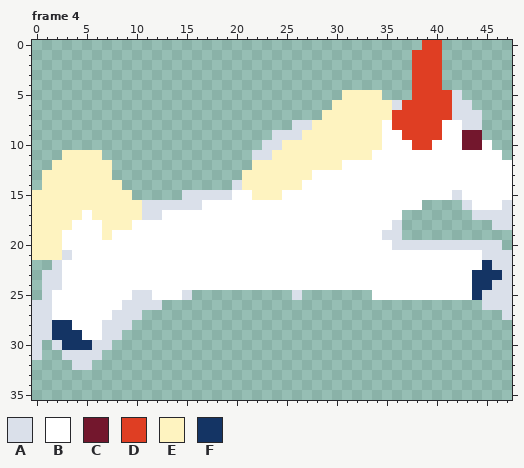
One commit to this pixel-art file: design/unicorn.ase. That is the earlier state.
48x36 pixels, 4 frames. Shown: frame 4. The commit also changed other frames, which this record leaves out.
Visible layers, top first: "Layer 2", "Layer 1".
Palette (. is transparent): A #dae0ea  B #ffffff  C #73172d  D #df3e23  E #fef3c0  F #143464
Pixels before, frame 4, first column x 0:
 0 .......................................DD.......
 1 ......................................DDD.......
 2 ......................................DDD.......
 3 ......................................DDD.......
 4 ......................................DDD.......
 5 ...............................EEEE...DDDDA.....
 6 ..............................EEEEEEADDDDDAA....
 7 .............................EEEEEEEDDDDDDAAA...
 8 ..........................AAEEEEEEEBDDDDDBBAA...
 9 ........................AAAEEEEEEEEBBDDDDBBCC...
10 .......................AAEEEEEEEEEEBBBDDBBBCCB..
11 ...EEEE...............AAEEEEEEEEEEBBBBBBBBBBBBB.
12 ..EEEEEE..............EEEEEEEEEBBBBBBBBBBBBBBBBB
13 .EEEEEEE.............EEEEEEEBBBBBBBBBBBBBBBBBBBB
14 .EEEEEEEE...........AEEEEEEBBBBBBBBBBBBBBBBBBBBB
15 EEEEEEEEEE.....AAAAABBEEEBBBBBBBBBBBBBBBBBABBBBB
16 EEEEEEEEEEEAAAAAABBBBBBBBBBBBBBBBBBBBBB....ABBBA
17 EEEEEBEEEEEAABBBBBBBBBBBBBBBBBBBBBBBB.......AAAA
18 EEEEBBBEEEBBBBBBBBBBBBBBBBBBBBBBBBBBA.........AA
19 EEEBBBBEBBBBBBBBBBBBBBBBBBBBBBBBBBBAA...........
20 EEEBBBBBBBBBBBBBBBBBBBBBBBBBBBBBBBBBAAAAAAAAAAA.
21 EEEABBBBBBBBBBBBBBBBBBBBBBBBBBBBBBBBBBBBBBBBBAAA
22 ..ABBBBBBBBBBBBBBBBBBBBBBBBBBBBBBBBBBBBBBBBBBFAA
23 .AABBBBBBBBBBBBBBBBBBBBBBBBBBBBBBBBBBBBBBBBBFFFA
24 .AABBBBBBBBBBBBBBBBBBBBBBBBBBBBBBBBBBBBBBBBBFFAA
25 .ABBBBBBBBAABBBA..........A.......BBBBBBBBBBFAAA
26 AABBBBBBBAAAA................................AAA
27 AABBBBBBAAA....................................A
28 AAFFBBBAAA......................................
29 AAFFFBBAA.......................................
30 A.AFFFAA........................................
31 A..AAAA.........................................
32 ....AA..........................................
Once edited:
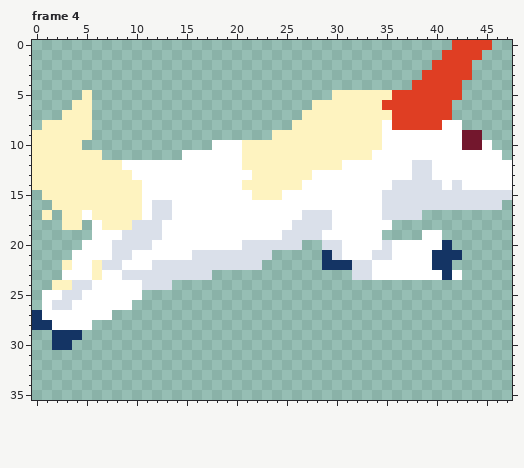
Edits made:
layer "Layer 1" now hidden
Changed rows in their new state; - is an unchanged pixel.
Frame 4:
first column x 0:
 0 ---------------------------------------..-DDDD--
 1 --------------------------------------...DDDD---
 2 --------------------------------------..-DDD----
 3 --------------------------------------.--DDD----
 4 -----------------------------------------DD-----
 5 -----E------------------------E----EDD----D-----
 6 ----EE----------------------EE-----DD-----..----
 7 ---EEE---------------------EE-------------...---
 8 -EEEEE--------------------EE---------------..---
 9 EEEEEE------------------EEE----------BBBB-------
10 EEEEE-------------BBBEEEE-------------BB--------
11 EEE------------BBBBBBEEE------------------------
12 EE------EBBBBBBBBBBBBE----------------AA--------
13 E-------EEBBBBBBBBBBBB----------------AA--------
14 E--------EEBBBBBBBBBB---------------AAAAA-A-----
15 .---------EBBBBBBBBB---------------AAAAAAA-AAAAA
16 ..---------B--BBB------------------AAAAAAAA-AAA.
17 .-.--------B-A-------------AAA-----AAAA-----....
18 ...-E.----AAA-------------AAAA------.---------..
19 ......-B-AAAA------------AAAA------..--BB-------
20 .....---AAAA---------AAAAAA..AA----ABBBBBF.....-
21 ....----AA------AAAAAAAA.....FA---AA----FFF.....
22 --.E--EAA---AAAAAAAAAAA......FFFAA------FF......
23 -..---E--AAAAAAAAA..............AA-------F-.....
24 -.EEAA-----AAA..................................
25 -B-AA-----B.....----------.-------..............
26 .BAA-----B...--------------------------------...
27 FB------...------------------------------------.
28 FFBB--....--------------------------------------
29 ..---....---------------------------------------
30 .-F-....----------------------------------------
31 .--....-----------------------------------------
32 ----..------------------------------------------
Changed places in both pictures, as pixel boxes (x1, y1, x2, y2):
changed: (32, 40, 512, 370)
